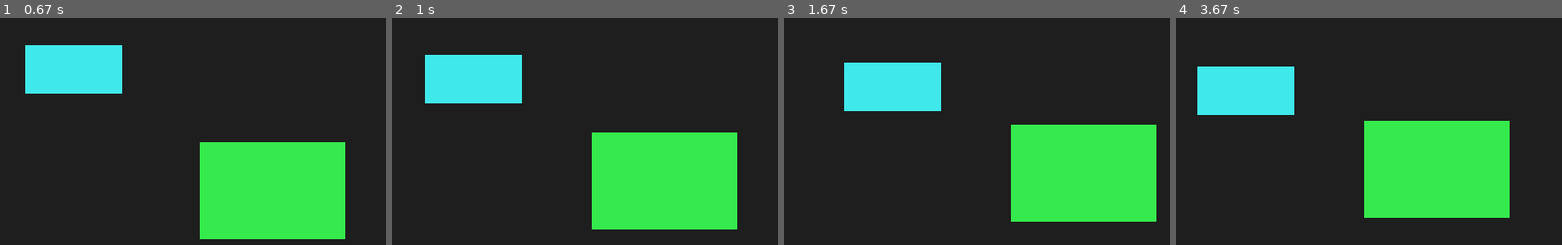
Above: before the commit, frames 1-4 (left to right).
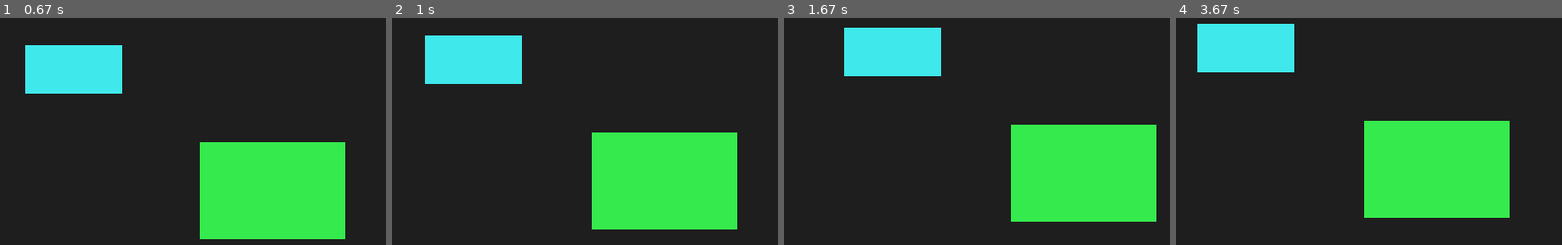
Above: after the commit, the same moments.

Repository: yerkoflores09/2do-semestre-POO
Game: pygame game, started from curso-pygame/colision/main.py
Two runs of this game, one before a commit and one after it. Both use one fixed random seed, a clock stepped at 60 frames per second and the inputs below.
Inputs:
- Up to frame 1 (0.67 s): hold Right from 0.33 s (still down)
- Up to frame 2 (1 s): release Right at 0.8 s; hold Up from 0.83 s (still down); hold W from 0.83 s (still down)
- Up to frame 3 (1.67 s): release Up at 1.13 s; release W at 1.13 s; hold Right 1.17-1.63 s; hold D 1.17-1.63 s
- Up to frame 4 (3.67 s): hold Left 1.67-2.2 s; hold A 1.67-2.2 s; hold Down 2.23-2.53 s; hold S 2.23-2.53 s; hold Left 2.57-2.97 s; hold A 2.57-2.97 s; hold Up 3-3.37 s; hold W 3-3.37 s; hold Right from 3.4 s (still down); hold D from 3.4 s (still down)

Frame 1 is identical in both runs. In frame 2, 4.3% of the frame differs, in the area x 8-34%, y 7-38%; in frame 3, 7.7%; in frame 4, 9.4%, in the area x 5-31%, y 2-43%.

Commit message:
corrigiendo colision

Diff:
--- a/curso-pygame/colision/main.py
+++ b/curso-pygame/colision/main.py
@@ -1,5 +1,5 @@
 import pygame
-from rectangulo_pequeño import RectanguloPequeno
+from rectangulo_pequeno import RectanguloPequeno
 from rectangulo_grande import RectanguloGrande
 
 pygame.init()
@@ -34,7 +34,7 @@
     if rectangulo_pequeno.rect.colliderect(rectangulo_grande.rect):
         #si existe colision, se reestablecen las posiciones anteriores
         rectangulo_pequeno.restablecer_posicion(*pos_anterior_pequeno)
-        rectangulo_grande.restableceer_posicion(*pos_anterior_grande)
+        rectangulo_grande.restablecer_posicion(*pos_anterior_grande)
         rectangulo_pequeno.cambiar_color(color_colision)
         rectangulo_grande.cambiar_color(color_colision)
 
--- a/curso-pygame/colision/rectangulo_pequeño.py
+++ b/curso-pygame/colision/rectangulo_pequeno.py
@@ -1,4 +1,4 @@
-import pygame as pg
+import pygame
 
 class RectanguloPequeno():
     def __init__(self, x, y, ancho, alto):
@@ -8,28 +8,28 @@
         self.alto = alto
         self.velocidad = 1
         self.color = (33, 104, 36)
-        self.rect = pg.Rect(self.x, self.y, self.ancho, self.alto)
+        self.rect = pygame.Rect(self.x, self.y, self.ancho, self.alto)
 
     def dibujar(self, ventana):
-        pg.draw.rect(ventana, self.color, self.rect)
+        pygame.draw.rect(ventana, self.color, self.rect)
 
     def mover(self, teclas):
         mov_x = 0
         mov_y = 0
 
-        if teclas[pg.K_LEFT]: #mover hacia la izquierda
+        if teclas[pygame.K_LEFT]: #mover hacia la izquierda
             mov_x = -1
-        if teclas[pg.K_RIGHT]: #mover hacia la derecha
+        if teclas[pygame.K_RIGHT]: #mover hacia la derecha
             mov_x = 1
-        if teclas[pg.K_DOWN]: #mover hacia abajo
+        if teclas[pygame.K_UP]: #mover hacia arriba
             mov_y = -1
-        if teclas[pg.K_UP]: #mover hacia arriba
+        if teclas[pygame.K_DOWN]: #mover hacia abajo
             mov_y = 1
 
         self.rect.x += mov_x * self.velocidad
         self.rect.y += mov_y * self.velocidad
 
-    def establecer_posicion(self, x, y):
+    def restablecer_posicion(self, x, y):
         self.rect.x = x
         self.rect.y = y
 
